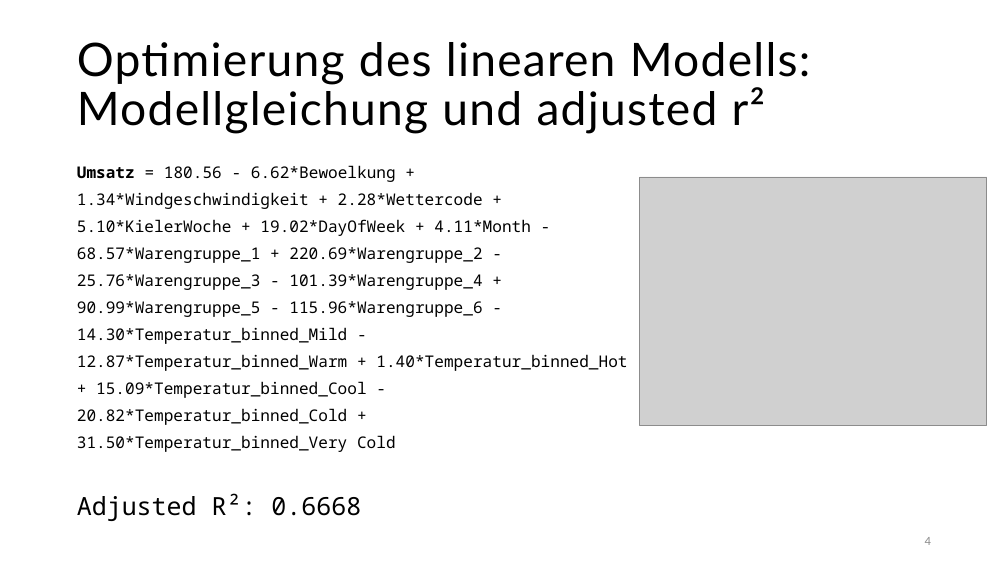
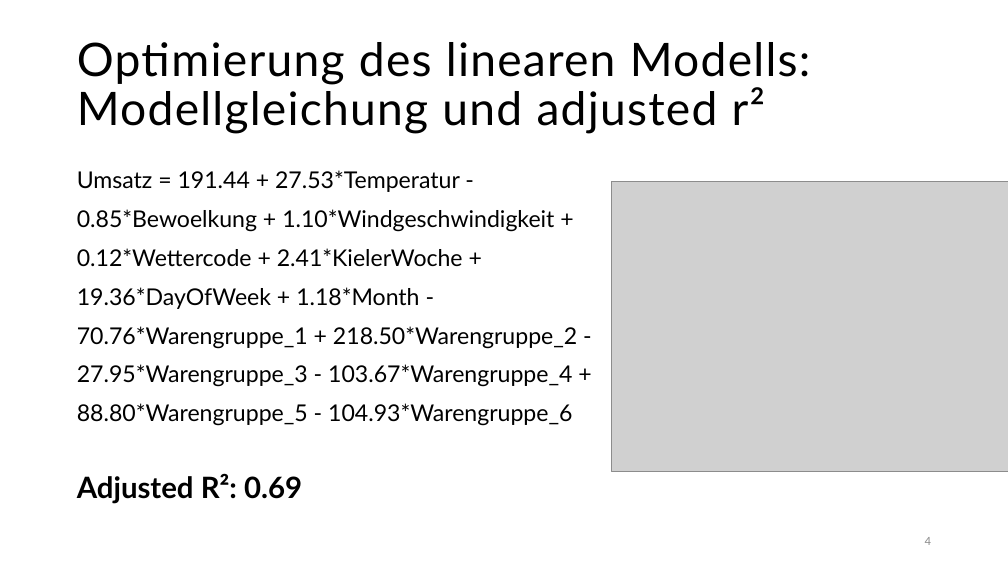
Before and after one commit to tobiassae/datasciencebakery-group-2, a slide deck: slide 4 of 4_Presentation/Bakery_sales_predictions.pptx. Drawn at 1008x567 pixels with LibreOffice and Linux fonts; fonts in the diff are those of the drawing; grey boxes stand for pictures. Boxes give left, top, right and bottom in pixels: in the first picture for what was removed or moved away, otherwise in the second. Text is boxed around its words. In the diff, an @@ line names an element or a change of style, - is before the commit and + after.

Commit message:
v4

```diff
--- a/4_Presentation/Bakery_sales_predictions.pptx
+++ b/4_Presentation/Bakery_sales_predictions.pptx
@@ text at box(77, 170, 577, 503): text changed; size 15.3 to 22 pt; font Noto Sans Mono to Lato @@
-Umsatz = 180.56 - 6.62*Bewoelkung + 1.34*Windgeschwindigkeit + 2.28*Wettercode + 5.10*KielerWoche + 19.02*DayOfWeek + 4.11*Month - 68.57*Warengruppe_1 + 220.69*Warengruppe_2 - 25.76*Warengruppe_3 - 101.39*Warengruppe_4 + 90.99*Warengruppe_5 - 115.96*Warengruppe_6 - 14.30*Temperatur_binned_Mild - 12.87*Temperatur_binned_Warm + 1.40*Temperatur_binned_Hot + 15.09*Temperatur_binned_Cool - 20.82*Temperatur_binned_Cold + 31.50*Temperatur_binned_Very Cold
-Adjusted R²: 0.6668
+Umsatz = 191.44 + 27.53*Temperatur - 0.85*Bewoelkung + 1.10*Windgeschwindigkeit + 0.12*Wettercode + 2.41*KielerWoche + 19.36*DayOfWeek + 1.18*Month - 70.76*Warengruppe_1 + 218.50*Warengruppe_2 - 27.95*Warengruppe_3 - 103.67*Warengruppe_4 + 88.80*Warengruppe_5 - 104.93*Warengruppe_6
+Adjusted R²: 0.69
@@ picture: place and size @@
-picture at box(640, 177, 987, 425)
+picture at box(612, 181, 1008, 471)
```
Also in this commit, not shown: 1 other slide changed.
